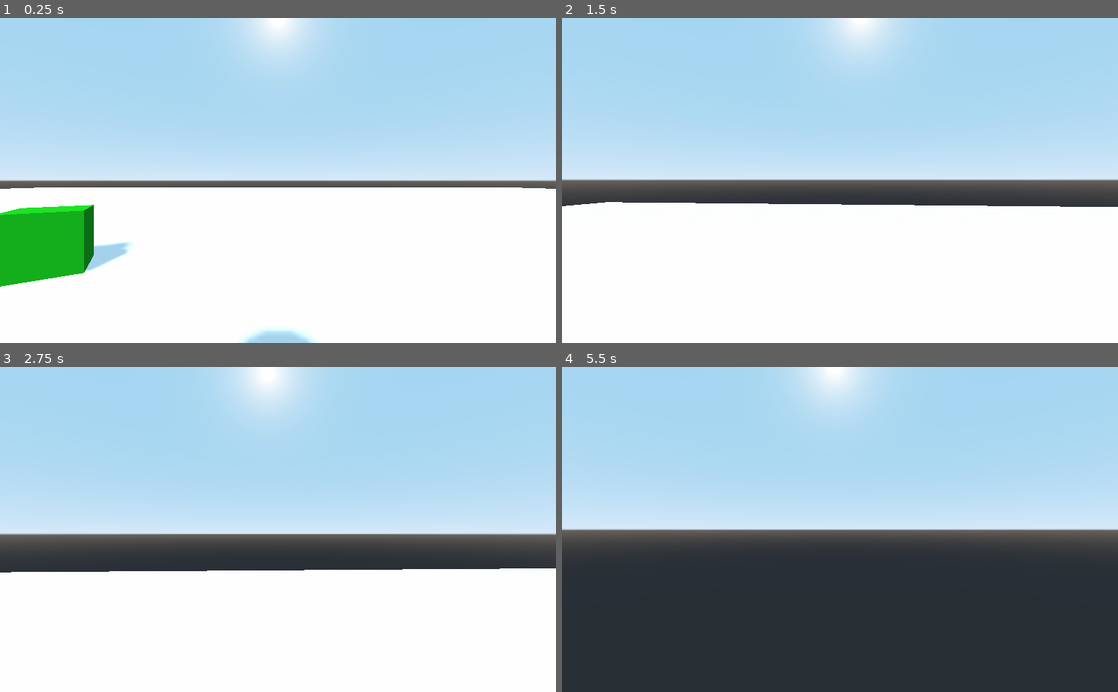
Above: before the commit, frames 1-4 (two rows, left to right).
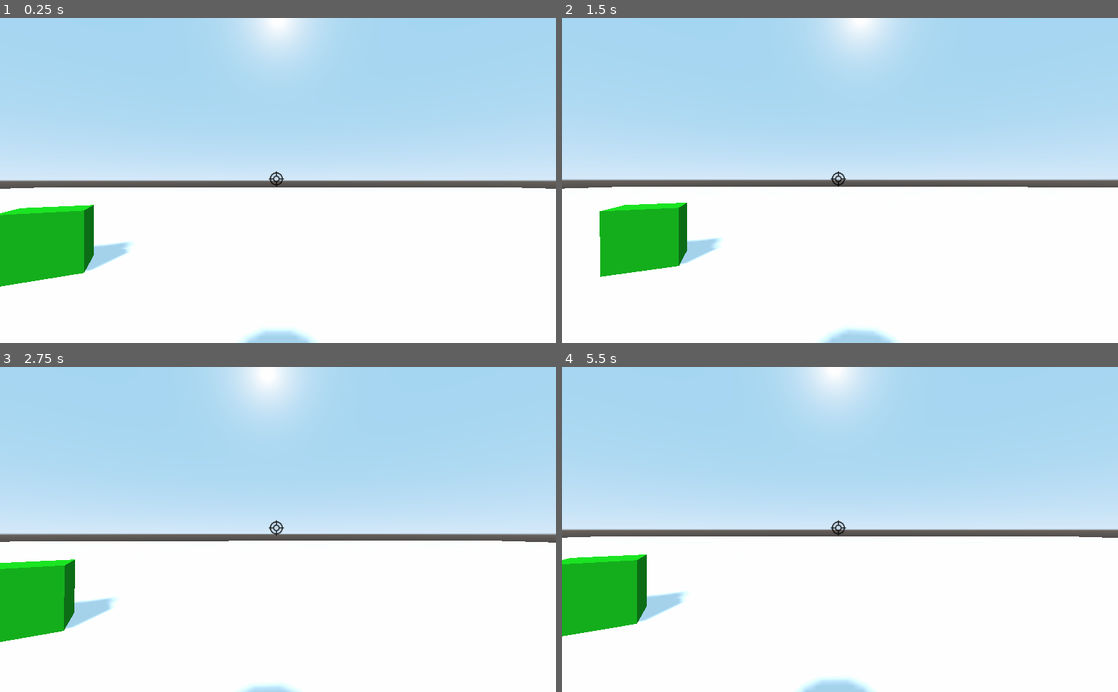
Above: after the commit, the same moments.

Repository: JestemStefan/GodotWildJam26_SGNR
Game: Godot game, scene res://World.tscn
Two runs of this game, one before a commit and one after it. Both use one fixed random seed, a clock stepped at 60 frames per second and the inputs below. After the commit the project has no main scene; this scene is started directly in both runs.
Inputs (mouse positions are in pixels of both pictures, inside the frame that each line leads up to):
- Up to frame 1 (0.25 s): no input
- Up to frame 2 (1.5 s): tap Enter at 0.5 s; move the mouse to (867, 180) at 0.52 s; hold W (move_forward, bound only before the commit) from 0.53 s (still down); tap Space (move_jump, bound only before the commit) at 0.6, 0.77, 1.07, 1.35 s; move the mouse to (812, 180) at 1.27 s
- Up to frame 3 (2.75 s): keep holding W (move_forward, bound only before the commit); tap Space (move_jump, bound only before the commit) at 1.52, 1.82, 2.1 s; move the mouse to (289, 523) at 2.02 s
- Up to frame 4 (5.5 s): keep holding W (move_forward, bound only before the commit); move the mouse to (834, 536) at 2.77 s; tap Space (move_jump, bound only before the commit) at 2.85, 3.02, 3.32, 3.6, 3.77, 4.07, 4.35, 4.52, 4.82, 5.1 s; move the mouse to (878, 532) at 3.52 s; move the mouse to (795, 526) at 4.27 s; move the mouse to (845, 529) at 5.02 s

The runs differ from the first frame. In frame 1, less than 0.1% of the frame differs, in the area x 48-52%, y 47-52%; in frame 2, 9.4%; in frame 3, 12%; in frame 4, 48%, in the area x 0-100%, y 47-100%.

Commit message:
#10 add HUD to player.

Diff:
--- a/Player.tscn
+++ b/Player.tscn
@@ -1,6 +1,7 @@
-[gd_scene load_steps=4 format=2]
+[gd_scene load_steps=5 format=2]
 
 [ext_resource path="res://Player.gd" type="Script" id=1]
+[ext_resource path="res://HUD.tscn" type="PackedScene" id=2]
 
 [sub_resource type="CapsuleShape" id=1]
 height = 2.0
@@ -24,3 +25,5 @@
 transform = Transform( 1, 0, 0, 0, -1.62921e-07, -1, 0, 1, -1.62921e-07, 0, 2, 0 )
 mesh = SubResource( 2 )
 material/0 = null
+
+[node name="HUD" parent="." instance=ExtResource( 2 )]
--- a/project.godot
+++ b/project.godot
@@ -16,40 +16,7 @@
 [application]
 
 config/name="gwj-26"
-run/main_scene="res://World.tscn"
 config/icon="res://icon.png"
-
-[input]
-
-move_forward={
-"deadzone": 0.5,
-"events": [ Object(InputEventKey,"resource_local_to_scene":false,"resource_name":"","device":0,"alt":false,"shift":false,"control":false,"meta":false,"command":false,"pressed":false,"scancode":87,"unicode":0,"echo":false,"script":null)
-, Object(InputEventKey,"resource_local_to_scene":false,"resource_name":"","device":0,"alt":false,"shift":false,"control":false,"meta":false,"command":false,"pressed":false,"scancode":16777232,"unicode":0,"echo":false,"script":null)
- ]
-}
-move_backwards={
-"deadzone": 0.5,
-"events": [ Object(InputEventKey,"resource_local_to_scene":false,"resource_name":"","device":0,"alt":false,"shift":false,"control":false,"meta":false,"command":false,"pressed":false,"scancode":83,"unicode":0,"echo":false,"script":null)
-, Object(InputEventKey,"resource_local_to_scene":false,"resource_name":"","device":0,"alt":false,"shift":false,"control":false,"meta":false,"command":false,"pressed":false,"scancode":16777234,"unicode":0,"echo":false,"script":null)
- ]
-}
-move_left={
-"deadzone": 0.5,
-"events": [ Object(InputEventKey,"resource_local_to_scene":false,"resource_name":"","device":0,"alt":false,"shift":false,"control":false,"meta":false,"command":false,"pressed":false,"scancode":65,"unicode":0,"echo":false,"script":null)
-, Object(InputEventKey,"resource_local_to_scene":false,"resource_name":"","device":0,"alt":false,"shift":false,"control":false,"meta":false,"command":false,"pressed":false,"scancode":16777231,"unicode":0,"echo":false,"script":null)
- ]
-}
-move_right={
-"deadzone": 0.5,
-"events": [ Object(InputEventKey,"resource_local_to_scene":false,"resource_name":"","device":0,"alt":false,"shift":false,"control":false,"meta":false,"command":false,"pressed":false,"scancode":68,"unicode":0,"echo":false,"script":null)
-, Object(InputEventKey,"resource_local_to_scene":false,"resource_name":"","device":0,"alt":false,"shift":false,"control":false,"meta":false,"command":false,"pressed":false,"scancode":16777233,"unicode":0,"echo":false,"script":null)
- ]
-}
-move_jump={
-"deadzone": 0.5,
-"events": [ Object(InputEventKey,"resource_local_to_scene":false,"resource_name":"","device":0,"alt":false,"shift":false,"control":false,"meta":false,"command":false,"pressed":false,"scancode":32,"unicode":0,"echo":false,"script":null)
- ]
-}
 
 [rendering]
 
Not shown, added: assets/reticle.png.import
